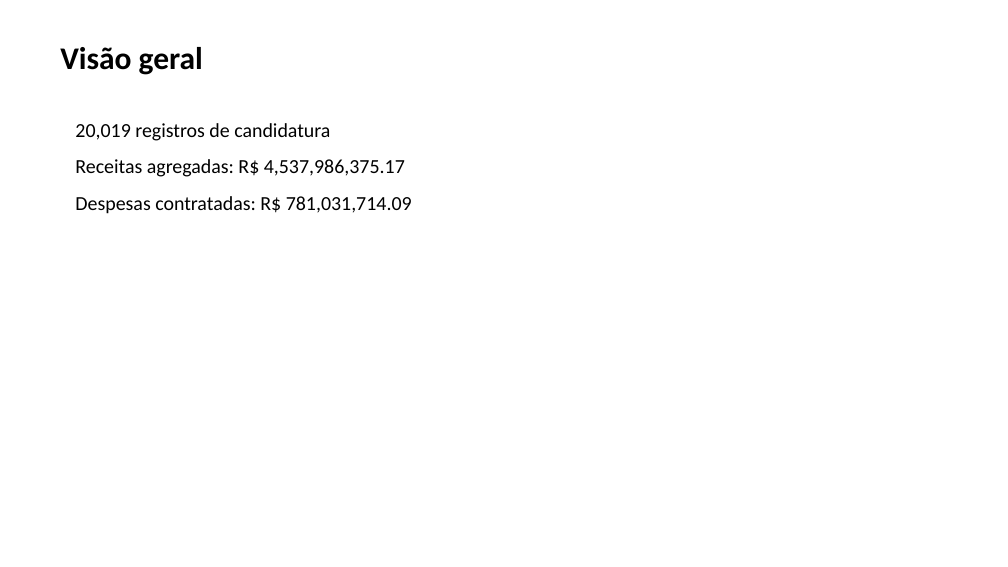
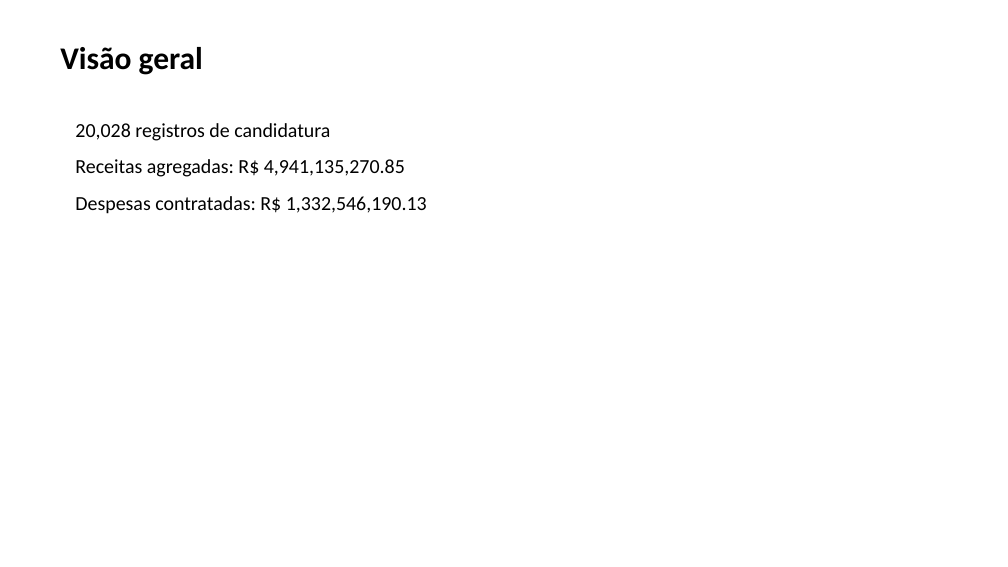
Before and after one commit to MSsanto/Analise-eleitoral, a slide deck: slide 2 of presentations/briefing-executivo-latest.pptx. Drawn at 1008x567 pixels with LibreOffice and Linux fonts; fonts in the diff are those of the drawing. Boxes give left, top, right and bottom in pixels: in the first picture for what was removed or moved away, otherwise in the second. Text is boxed around its words. In the diff, an @@ line names an element or a change of style, - is before the commit and + after.

```diff
--- a/presentations/briefing-executivo-latest.pptx
+++ b/presentations/briefing-executivo-latest.pptx
@@ text at [75,123,427,214]: text changed @@
-20,019 registros de candidatura
-Receitas agregadas: R$ 4,537,986,375.17
-Despesas contratadas: R$ 781,031,714.09
+20,028 registros de candidatura
+Receitas agregadas: R$ 4,941,135,270.85
+Despesas contratadas: R$ 1,332,546,190.13
```
Also in this commit, not shown: 1 other slide changed, 16 other files.
